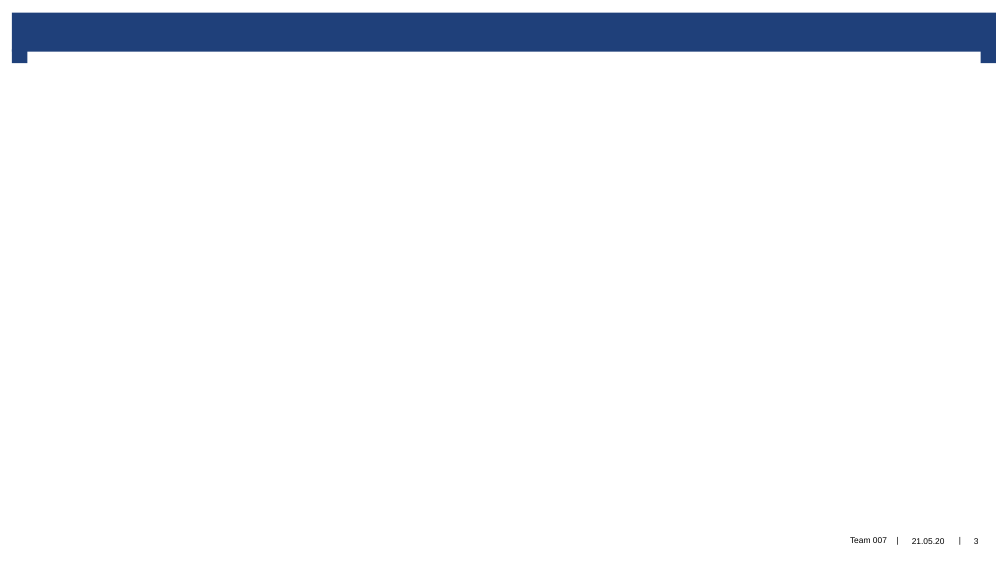
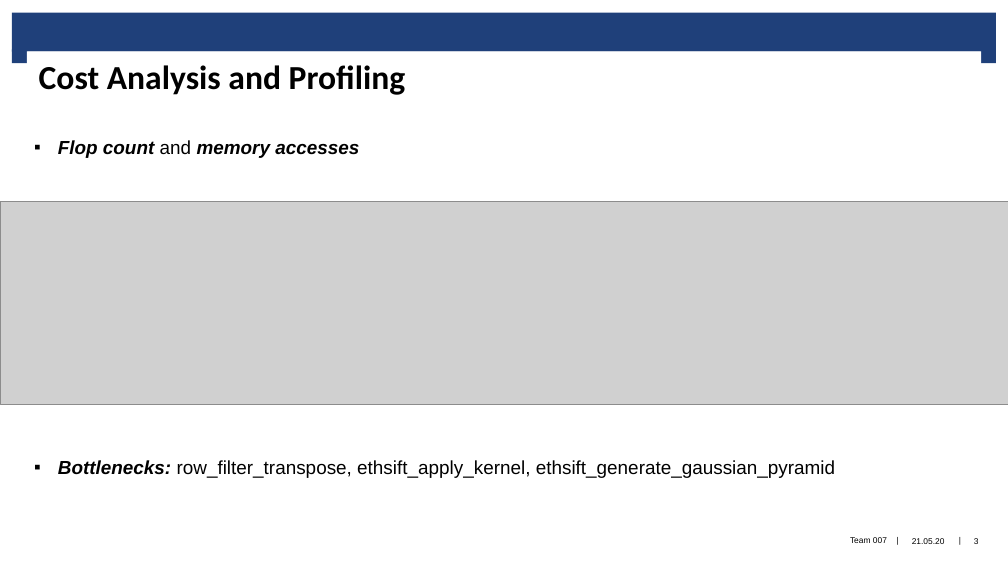
Before and after one commit to Shinmera/ethsift, a slide deck: slide 3 of presentation/07.pptx. Drawn at 1008x567 pixels with LibreOffice and Linux fonts; fonts in the diff are those of the drawing; grey boxes stand for pictures; background and template pictures are left out. Boxes give left, top, right and bottom in pixels: in the first picture for what was removed or moved away, otherwise in the second. Text is boxed around its words. In the diff, an @@ line names an element or a change of style, - is before the commit and + after.

```diff
--- a/presentation/07.pptx
+++ b/presentation/07.pptx
@@ title added at [26, 51, 981, 132], fill #FFFFFF, 32 pt, text #000000, bold @@
+Cost Analysis and Profiling
@@ text added at [58, 140, 359, 158], 18 pt, text #000000, bold, italic @@
+▪ Flop count and memory accesses
@@ picture added at [0, 201, 1008, 405] @@
@@ text added at [58, 460, 835, 478], 18 pt, text #000000 @@
+▪ Bottlenecks: row_filter_transpose, ethsift_apply_kernel, ethsift_generate_gaussian_pyramid
```
Also in this commit, not shown: 5 other slides changed, 1 slide added, 5 slides removed.
